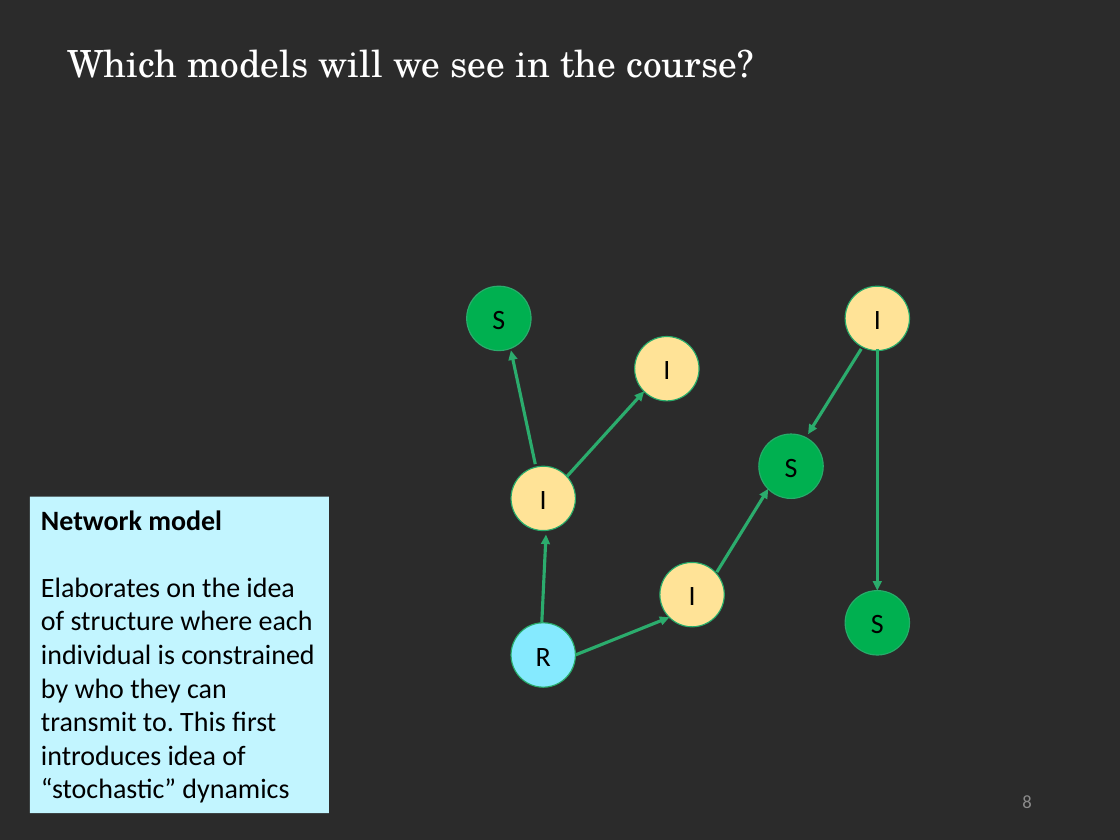
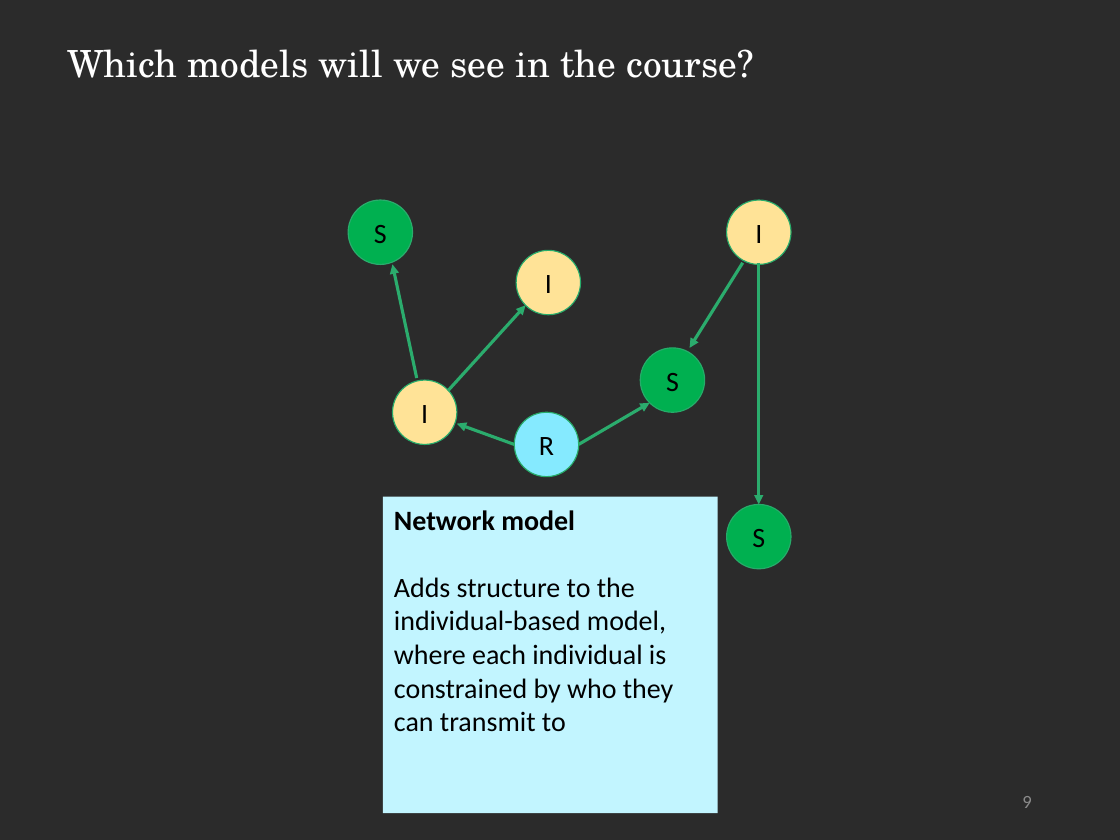
Before and after one commit to cmmid/mtm, a slide deck: slide 10 of slides/Lecture_02_TypesOfModels.pptx (slide 9 before the commit). Drawn at 1120x840 pixels with LibreOffice and Linux fonts; fonts in the diff are those of the drawing; background and template pictures are left out; a plain dark background stands for a picture behind light text. Boxes give left, top, right and bottom in pixels: in the first picture for what was removed or moved away, otherwise in the second. Text is boxed around its words. In the diff, an @@ line names an element or a change of style, - is before the commit and + after.

```diff
--- a/slides/Lecture_02_TypesOfModels.pptx
+++ b/slides/Lecture_02_TypesOfModels.pptx
@@ 6 ellipses, 4 arrows: place and size @@
-6 ellipses, 4 arrows at [467, 286, 909, 654]
+6 ellipses, 4 arrows at [348, 200, 791, 568]
@@ ellipse "R": place and size @@
-ellipse "R" at [511, 623, 575, 687]
+ellipse "R" at [514, 412, 578, 476]
@@ arrow moved from (717, 572) - (768, 489) to (579, 445) - (650, 403) @@
@@ arrow moved from (542, 623) - (547, 534) to (514, 445) - (457, 423) @@
@@ rectangle "Network model Adds structure to ...": place and size @@
-rectangle "Network model Adds structure to ..." at [30, 496, 329, 813]
+rectangle "Network model Adds structure to ..." at [383, 496, 718, 813]
@@ text in rectangle at [394, 510, 673, 732]: text changed @@
-Network model
-Elaborates on the idea of structure where each individual is constrained by who they can transmit to. This first introduces idea of “stochastic” dynamics
+Network model
+Adds structure to the individual-based model, where each individual is constrained by who they can transmit to
@@ ellipse removed at [660, 562, 724, 626] @@
-I
@@ arrow removed from (576, 655) to (670, 617) @@
@@ page number at [1022, 796, 1031, 808]: text changed @@
-8
+9
```
Also in this commit, not shown: 7 other slides changed, 1 other file.
